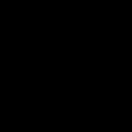
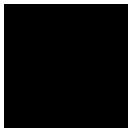
Comparing the layer stacks of the two 132 x 132 images. Changes:
added layer "Rectangle 1" above "Layer 1" over left=0, top=0, right=132, bottom=132
